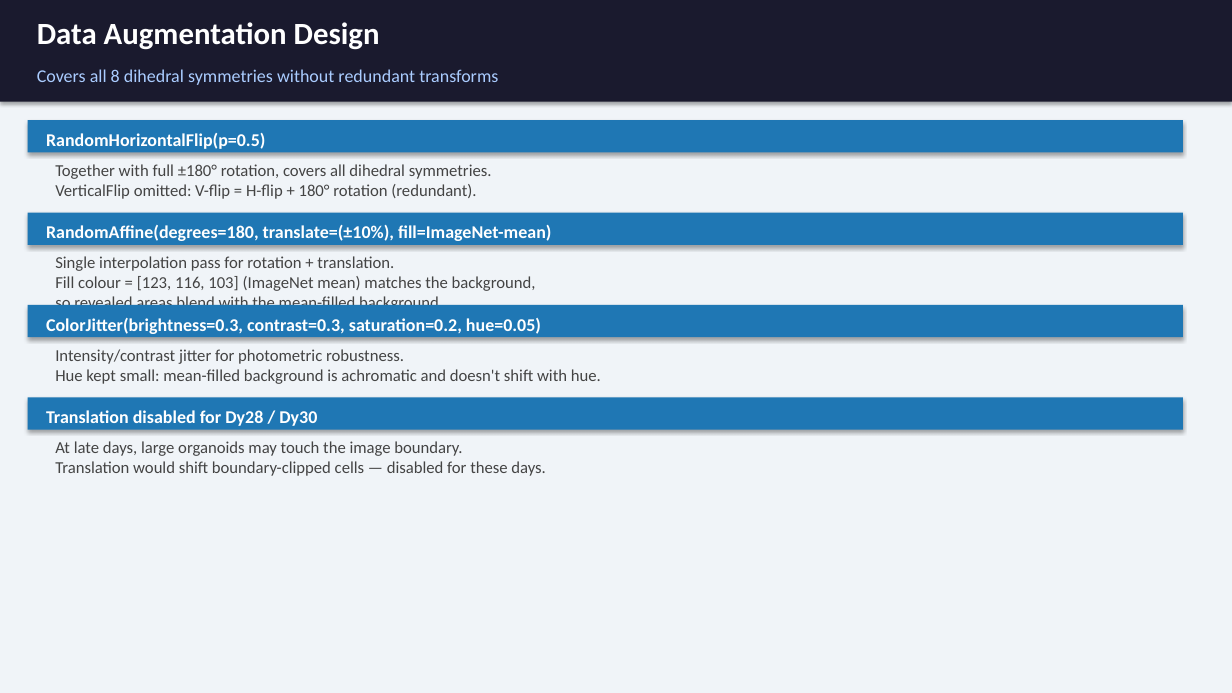
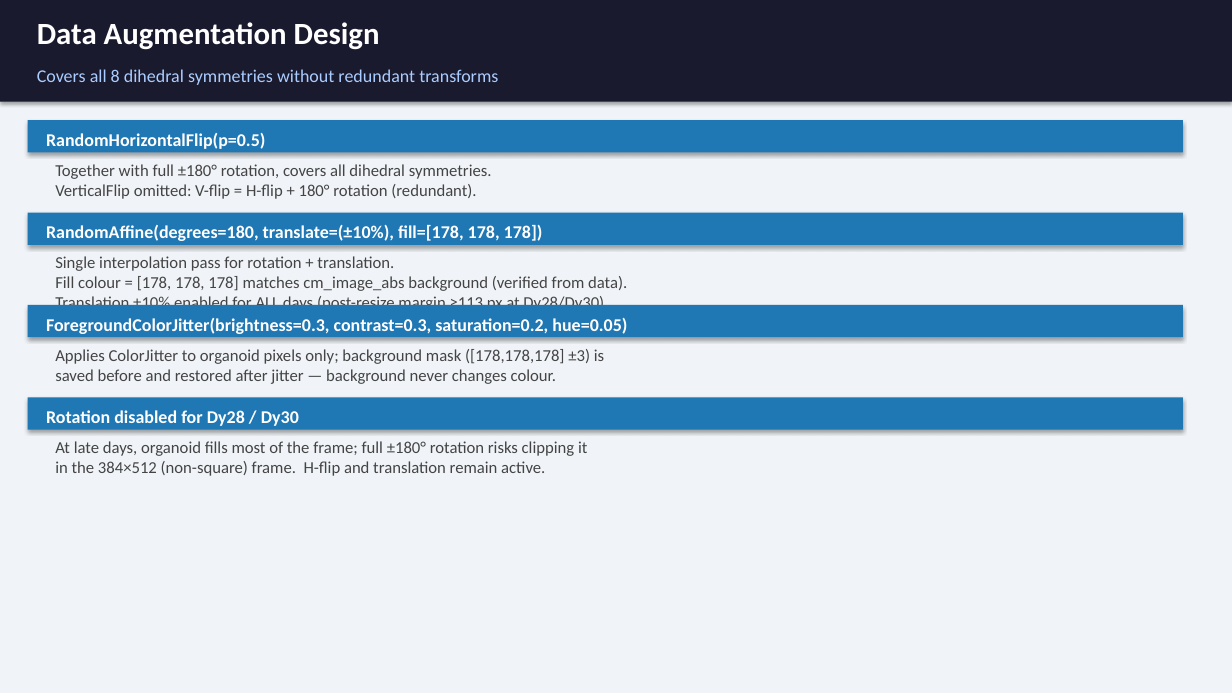
Before and after one commit to dsi-rse/2025-promega-mini-test, a slide deck: slide 3 of figures/image_classifier.pptx. Drawn at 1232x693 pixels with LibreOffice and Linux fonts; fonts in the diff are those of the drawing. Boxes give left, top, right and bottom in pixels: in the first picture for what was removed or moved away, otherwise in the second. Text is boxed around its words. In the diff, an @@ line names an element or a change of style, - is before the commit and + after.

```diff
--- a/figures/image_classifier.pptx
+++ b/figures/image_classifier.pptx
@@ text at [46, 225, 543, 241]: text changed @@
-RandomAffine(degrees=180, translate=(±10%), fill=ImageNet-mean)
+RandomAffine(degrees=180, translate=(±10%), fill=[178, 178, 178])
@@ text at [55, 256, 627, 313]: text changed @@
-Single interpolation pass for rotation + translation.
-Fill colour = [123, 116, 103] (ImageNet mean) matches the background,
-so revealed areas blend with the mean-filled background.
+Single interpolation pass for rotation + translation.
+Fill colour = [178, 178, 178] matches cm_image_abs background (verified from data).
+Translation ±10% enabled for ALL days (post-resize margin ≥113 px at Dy28/Dy30).
@@ text at [46, 318, 627, 334]: text changed @@
-ColorJitter(brightness=0.3, contrast=0.3, saturation=0.2, hue=0.05)
+ForegroundColorJitter(brightness=0.3, contrast=0.3, saturation=0.2, hue=0.05)
@@ text at [55, 349, 604, 384]: text changed @@
-Intensity/contrast jitter for photometric robustness.
-Hue kept small: mean-filled background is achromatic and doesn't shift with hue.
+Applies ColorJitter to organoid pixels only; background mask ([178,178,178] ±3) is
+saved before and restored after jitter — background never changes colour.
@@ text at [46, 410, 299, 426]: text changed @@
-Translation disabled for Dy28 / Dy30
+Rotation disabled for Dy28 / Dy30
@@ text at [55, 441, 587, 476]: text changed @@
-At late days, large organoids may touch the image boundary.
-Translation would shift boundary-clipped cells — disabled for these days.
+At late days, organoid fills most of the frame; full ±180° rotation risks clipping it
+in the 384×512 (non-square) frame. H-flip and translation remain active.
```
Also in this commit, not shown: 6 other slides changed, 1 slide added, 5 other files.
